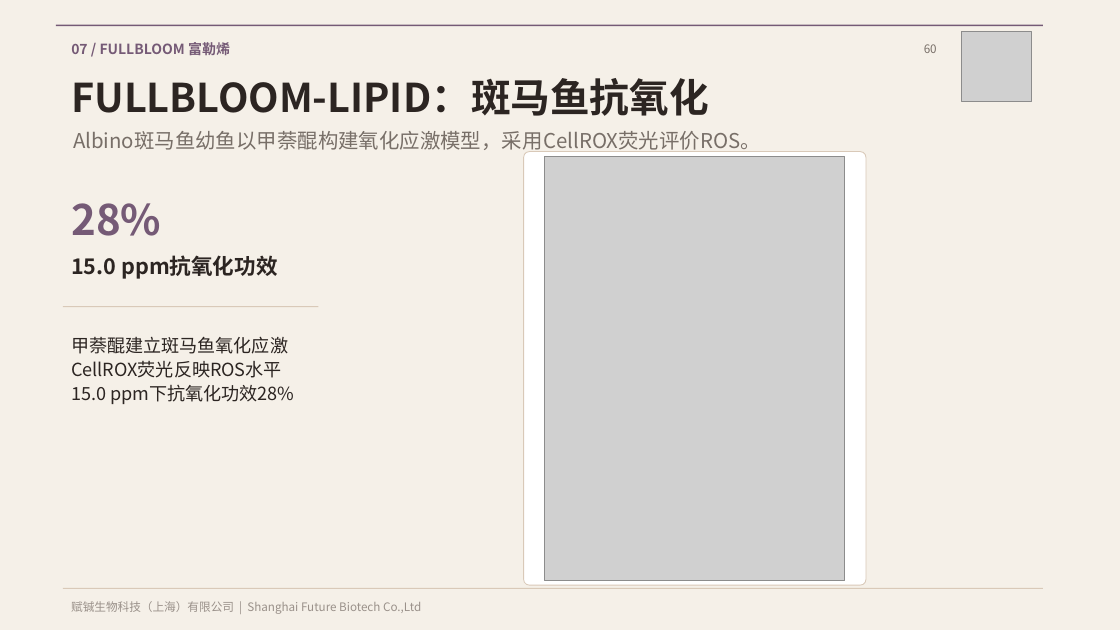
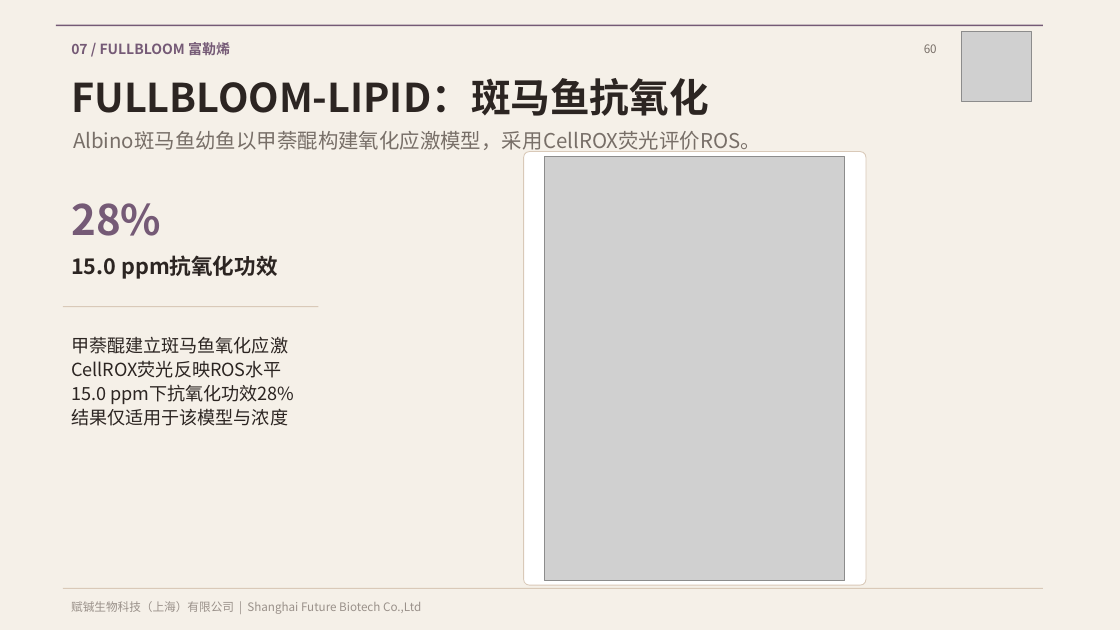
Before and after one commit to futurebio/futurebio.github.io, a slide deck: slide 60 of downloads/anti-aging-ingredient-portfolio-latest.pptx. Drawn at 1120x630 pixels with LibreOffice and Linux fonts; fonts in the diff are those of the drawing; grey boxes stand for pictures. Boxes give left, top, right and bottom in pixels: in the first picture for what was removed or moved away, otherwise in the second. Text is boxed around its words. In the diff, an @@ line names an element or a change of style, - is before the commit and + after.

```diff
--- a/downloads/anti-aging-ingredient-portfolio-latest.pptx
+++ b/downloads/anti-aging-ingredient-portfolio-latest.pptx
@@ text at bbox=[71, 408, 288, 426]: paragraph added @@
+结果仅适用于该模型与浓度
```
Also in this commit, not shown: 11 other slides changed, 4 slides added, 3 other files.
